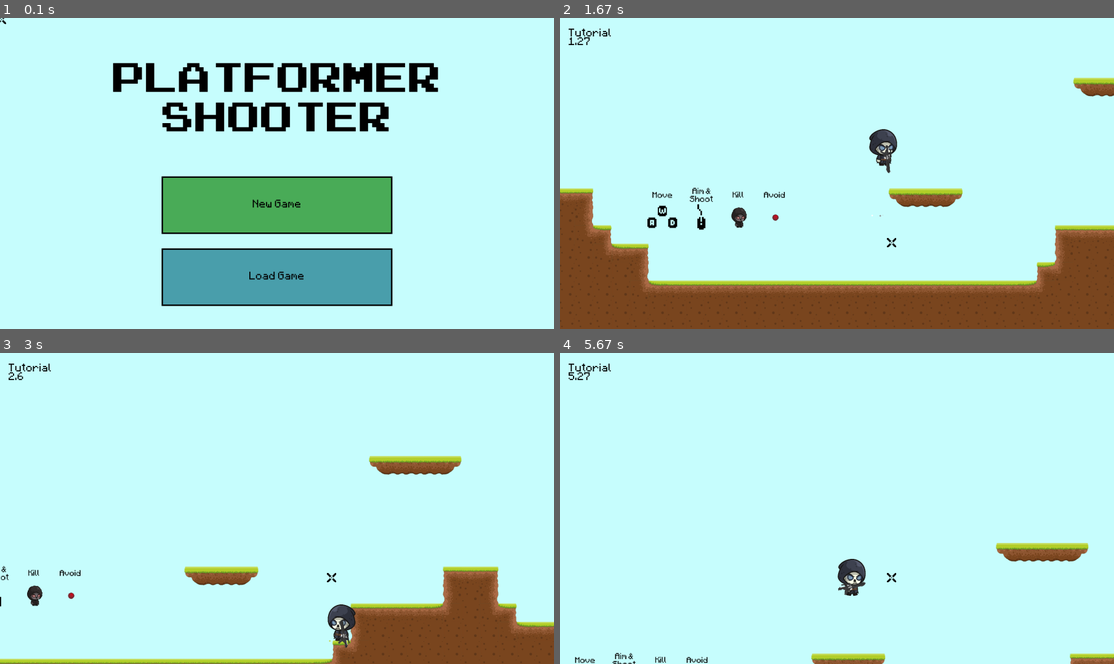
Above: before the commit, frames 1-4 (two rows, left to right).
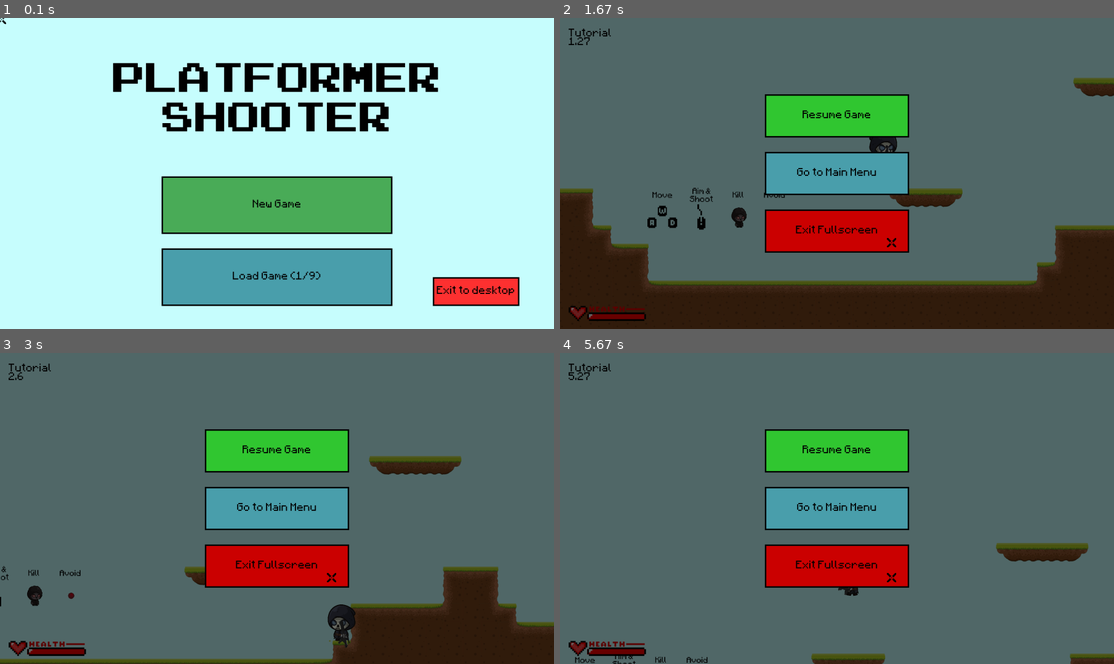
Above: after the commit, the same moments.

Repository: 000Nobody/Pygame-Platformer-Shooter
Game: pygame game, started from main.py
Two runs of this game, one before a commit and one after it. Both use one fixed random seed, a clock stepped at 60 frames per second and the inputs below.
Inputs (mouse positions are in pixels of both pictures, inside the frame that each line leads up to):
- Up to frame 1 (0.1 s): no input
- Up to frame 2 (1.67 s): click (837, 204) at 0.38 s; hold Shift 0.67-1.13 s; hold D 0.67-1.13 s; move the mouse to (842, 195) at 0.7 s; hold Esc 1.17-1.63 s; hold D 1.17-1.63 s; move the mouse to (892, 241) at 1.2 s; tap Space at 1.23, 1.53 s
- Up to frame 3 (3 s): hold D 1.67-2.13 s; tap Space at 1.73, 2.03, 2.23, 2.57, 2.87 s; hold W 2.17-2.47 s; hold D 2.5-2.97 s
- Up to frame 4 (5.67 s): hold A 3-3.53 s; tap Space at 3.07, 3.37, 3.63, 3.93, 4.07, 4.47, 4.77, 5.13, 5.43, 5.63 s; hold A 3.57-3.97 s; hold W 4-4.37 s; hold D 4.4-5.03 s; hold A 5.07-5.53 s; hold D from 5.57 s (still down)

The runs differ from the first frame. In frame 1, 1.7% of the frame differs, in the area x 42-94%, y 81-93%; in frame 2, 100%; in frame 3, 100%; in frame 4, 100%, in the area x 0-100%, y 0-100%.

Commit message:
Added more menus and a healthbar
Added escape menu, the ability to delete saves, a healthbar and changed some damage values to make the game slightly easier.

Diff:
--- a/data/maps/map1.txt
+++ b/data/maps/map1.txt
@@ -1,19 +1,19 @@
-0000000000000000000000000788900000000000000000000000000000000000000000000000000000
-0000000000000000000000000000000000000000000000000000000000000000000000000000000000
-0000000000000000000000000000000000000000000000000000000007888888890000000000000056
-0000000000000000000000000000000000000000005111160000000000000000000000000000000ea4
-00000000000000000000000000000000000511111ca2222bd11116000000000000000511111111ca24
-0000000000000000000000000000000000032222222222222222240000000000000003222222222224
-0000000000000000000000000000000000032222222222222222240000000000000003222222222224
-0000000000000000000005111111111111ca22222222222222222bf0000000000000ea222222222224
-000000000000000000000322222222222222222222222222222222bd11111111111ca2222222222224
-0078889000000000000003222222222222222222222222222222222222222222222222222222222224
-0000000000000000000003222222222222222222222222222222222222222222222222222222222224
-00000000000000000000ea222222222222222222222222222222222222222222222222222222222224
-0000000000000000005ca2222222222222222222222222222222222222222222222222222222222224
-0000000000000000003222222222222222222222222222222222222222222222222222222222222224
-00000000000000000ea222222222222222222222222222222222222222222222222222222222222224
-0000511111111111ca2222222222222222222222222222222222222222222222222222222222222224
-0000322222222222222222222222222222222222222222222222222222222222222222222222222224
-0000322222222222222222222222222222222222222222222222222222222222222222222222222224
-0000giiiiiiiiiiiiiiiiiiiiiiiiiiiiiiiiiiiiiiiiiiiiiiiiiiiiiiiiiiiiiiiiiiiiiiiiiiiih
+000000000000000000000000078890000000000000000000000000000000000000000000000000
+000000000000000000000000000000000000000000000000000000000000000000000000000000
+000000000000000000000000000000000000000000000000000000078888889000000000000056
+000000000000000000000000000000000000000005111600000000000000000000000000000ea4
+0000000000000000000000000000000000511111ca222bd111160000000000000051111111ca24
+000000000000000000000000000000000032222222222222222400000000000000322222222224
+000000000000000000000000000000000032222222222222222400000000000000322222222224
+000000000000000000000511111111111ca2222222222222222bf000000000000ea22222222224
+0000000000000000000003222222222222222222222222222222bd1111111111ca222222222224
+007888900000000000000322222222222222222222222222222222222222222222222222222224
+000000000000000000000322222222222222222222222222222222222222222222222222222224
+00000000000000000000ea22222222222222222222222222222222222222222222222222222224
+0000000000000000005ca222222222222222222222222222222222222222222222222222222224
+000000000000000000322222222222222222222222222222222222222222222222222222222224
+00000000000000000ea22222222222222222222222222222222222222222222222222222222224
+0000511111111111ca222222222222222222222222222222222222222222222222222222222224
+000032222222222222222222222222222222222222222222222222222222222222222222222224
+000032222222222222222222222222222222222222222222222222222222222222222222222224
+0000giiiiiiiiiiiiiiiiiiiiiiiiiiiiiiiiiiiiiiiiiiiiiiiiiiiiiiiiiiiiiiiiiiiiiiiih
--- a/main.py
+++ b/main.py
@@ -1,4 +1,5 @@
-import pygame, math, os, random, numpy, sys
+import pygame, math, os, random, sys
+from operator import sub
 from pygame.locals import *
 
 pygame.mixer.pre_init(44100, -16, 2, 2048)
@@ -7,10 +8,10 @@
 
 pygame.display.set_caption('Shooter Platformer')
 
-infoObject = pygame.display.Info()
-WINDOW_SIZE = (infoObject.current_w, infoObject.current_h)
-
-screen = pygame.display.set_mode(WINDOW_SIZE, FULLSCREEN | DOUBLEBUF)
+info_object = pygame.display.Info()
+WINDOW_SIZE = (info_object.current_w, info_object.current_h)
+
+screen = pygame.display.set_mode(WINDOW_SIZE, FULLSCREEN)
 
 display = pygame.Surface((1920, 1080))
 
@@ -18,9 +19,10 @@
 
 # Create variables
 save_number = 0
-start_menu = True
+main_menu = True
 load_game_menu = False
 game_running = False
+escape_menu = False
 scroll = [0,0]
 gravity_strength = 1.8
 bullets = []
@@ -35,6 +37,9 @@
 
 instruction_img = pygame.image.load('data/images/instructions.png').convert_alpha()
 title_img = pygame.image.load('data/images/title_image.png').convert_alpha()
+health_bar_img = pygame.image.load('data/images/health_bar.png').convert_alpha()
+overlay_img = pygame.transform.scale(pygame.image.load('data/images/black_overlay.png').convert(), WINDOW_SIZE)
+overlay_img.set_alpha(150)
 
 grass = pygame.image.load('data/images/tiles/grass.png').convert()
 dirt = pygame.image.load('data/images/tiles/dirt.png').convert()
@@ -84,13 +89,12 @@
 enemy_hit_sound = pygame.mixer.Sound('data/sounds/enemy_hit.wav')
 enemy_death_sound = pygame.mixer.Sound('data/sounds/enemy_death.wav')
 player_hit_sound = pygame.mixer.Sound('data/sounds/player_hit.wav')
+select_sound = pygame.mixer.Sound('data/sounds/select.wav')
 jump_sound.set_volume(0.8)
 shoot_sound.set_volume(0.5)
 explosion_sound.set_volume(0.7)
 enemy_hit_sound.set_volume(0.7)
-
-pygame.mixer.music.load('data/sounds/bgmusic.wav')
-pygame.mixer.music.set_volume(0.6)
+select_sound.set_volume(0.6)
 
 # Load Fonts
 pixel_font = pygame.font.Font("data/fonts/pixel_font.ttf", 30)
@@ -282,12 +286,10 @@
 
         save_data = save_data.split(',')
         save_data = save_data[:-1]
-        for i, n in enumerate(save_data):
-            if n == player.level:
-               save_data[i] = new_level
-            save_data_string = ''
-            for i in save_data:
-                save_data_string += i + ','
+        save_data[save_number] = new_level
+        save_data_string = ''
+        for i in save_data:
+            save_data_string += i + ','
 
         with open('saves.txt', 'w') as f:
             f.write(save_data_string)
@@ -403,10 +405,10 @@
             if self.shoot_timer >= 60:
                 self.slopex = (player.rect.centerx - scroll[0]) - (self.rect.centerx - scroll[0] + 5)
                 self.slopey = (player.rect.centery - scroll[1]) - (self.rect.centery - scroll[1] + 35)
-                enemy_bullets.append(Projectile(self.rect.centerx + 5, self.rect.centery + 35, 15, 17, 50, math.atan2(self.slopey, self.slopex), enemy_projectile_img))
+                enemy_bullets.append(Projectile(self.rect.centerx + 5, self.rect.centery + 35, 15, 17, 35, math.atan2(self.slopey, self.slopex), enemy_projectile_img))
                 self.shoot_timer = 0
         if self.rect.colliderect(player.rect):
-            player.die()
+            player.health -= 2
 
     def pathfind(self):
         if math.sqrt(abs((self.rect.centerx - player.rect.centerx)**2 + (self.rect.centery - player.rect.centery)**2)) <= self.pathfind_range:
@@ -533,7 +535,7 @@
         self.width = width
         self.height = height
         self.color = color
-        self.pressed_color = numpy.subtract(self.color, (50, 50, 50))
+        self.pressed_color = tuple(map(sub, self.color, (50, 50, 50)))
         self.text = text
         self.text_color = text_color
         self.font = font
@@ -573,22 +575,6 @@
     enemy_id_counter += 1
 
 gun = Gun(gun_img)
-
-new_game_button = Button(560, 550, 800, 200, (75, 173, 89), "New Game", (0, 0, 0), pixel_font_large)
-load_game_button = Button(560, 800, 800, 200, (75, 160, 173), "Load Game", (0, 0, 0), pixel_font_large)
-back_button = Button(1500, 930, 200, 90, (255, 50, 50), "Back", (0, 0, 0), pixel_font_large)
-save_buttons = []
-with open('saves.txt', 'r') as f:
-    save_data = f.read()
-    f.close()
-    save_data = save_data.split(',')
-    save_data = save_data[:-1]
-    game_counter = 1
-    save_button_y = 50
-    for save in save_data:
-        save_buttons.append(Button(760, save_button_y, 400, 90, (255, 255, 255), "Game {}: {}".format(game_counter, save), (0, 0, 0), pixel_font_large))
-        game_counter += 1
-        save_button_y += 110
 
 #Functions
 def collision_check(rect, tiles):
@@ -627,11 +613,22 @@
     cursor_rect.center = mousepos
     display.blit(cursor, cursor_rect)
 
-def draw_start_menu():
+def play_bgmusic():
+    pygame.mixer.music.load('data/sounds/bgmusic.wav')
+    pygame.mixer.music.play(-1)
+    pygame.mixer.music.set_volume(0.6)
+
+def play_menu_music():
+    pygame.mixer.music.load('data/sounds/menu_music.wav')
+    pygame.mixer.music.play(-1)
+    pygame.mixer.music.set_volume(0.2)
+
+def draw_main_menu():
     display.fill((200,255,255))
 
     new_game_button.draw()
     load_game_button.draw()
+    exit_button.draw()
     display.blit(title_img, (250, 0))
 
     update_cursor(pygame.mouse.get_pos())
@@ -646,6 +643,9 @@
     for button in save_buttons:
         button.draw()
 
+    for button in delete_save_buttons:
+        button.draw()
+
     back_button.draw()
 
     update_cursor(pygame.mouse.get_pos())
@@ -653,6 +653,18 @@
     screen.blit(pygame.transform.scale(display, WINDOW_SIZE), (0, 0))
 
     pygame.display.update()
+
+def draw_escape_menu():
+    resume_button = Button(710, 265, 500, 150, (50, 200, 50), "Resume Game", (0, 0, 0), pixel_font_large)
+    main_menu_button = Button(710, 465, 500, 150, (75, 160, 173), "Go to Main Menu", (0, 0, 0), pixel_font_large)
+    exit_fullscreen_button = Button(710, 665, 500, 150, (255, 50, 50), "Exit Fullscreen", (0, 0, 0), pixel_font_large)
+    resume_button.update()
+    main_menu_button.update()
+    exit_fullscreen_button.update()
+    display.blit(overlay_img, (0, 0))
+    resume_button.draw()
+    main_menu_button.draw()
+    exit_fullscreen_button.draw()
 
 def draw():
     display.fill((200,255,255))
@@ -677,12 +689,19 @@
 
     if player.level == 'Tutorial':
         display.blit(instruction_img, (380 - scroll[0], 380 - scroll[1]))
+
+    health_bar_rect = pygame.Rect(94, 1028, player.health*2, 19)
+    pygame.draw.rect(display, (255, 0, 0), health_bar_rect)
+    display.blit(health_bar_img, (30, 1000))
 
     level_text = pixel_font.render(player.level, 1, (0, 0, 0))
     time_text = pixel_font.render(str(round(levels[player.level].timer, 2)), 1, (0, 0, 0))
     display.blit(level_text, (30, 30))
     display.blit(time_text, (30, 60))
 
+    if escape_menu:
+        draw_escape_menu()
+
     update_cursor(pygame.mouse.get_pos())
 
     screen.blit(pygame.transform.scale(display, WINDOW_SIZE), (0, 0))
@@ -690,8 +709,20 @@
     pygame.display.update()
 
 # Main Loop
+play_menu_music()
 while True:
-    if start_menu:
+    if main_menu:
+        new_game_button = Button(560, 550, 800, 200, (75, 173, 89), "New Game", (0, 0, 0), pixel_font_large)
+        exit_button = Button(1500, 900, 300, 100, (255, 50, 50), "Exit to desktop", (0, 0, 0), pixel_font_large)
+
+        with open('saves.txt', 'r') as f:
+            save_data = f.read()
+            f.close()
+
+        save_data = save_data.split(',')
+        save_data = save_data[:-1]
+        load_game_button = Button(560, 800, 800, 200, (75, 160, 173), "Load Game ({}/9)".format(len(save_data)), (0, 0, 0), pixel_font_large)
+
         for event in pygame.event.get():
             if event.type == QUIT:
                 pygame.quit()
@@ -705,6 +736,10 @@
 
             if event.type == MOUSEBUTTONDOWN:
                 if event.button == 1:
+                    if exit_button.is_over():
+                        select_sound.play()
+                        sys.exit()
+                        pygame.quit()
                     if new_game_button.is_over():
                         with open('saves.txt', 'r+') as f:
                             save_data = f.read()
@@ -712,21 +747,40 @@
                             if len(save_data) < 9:
                                 f.write('Tutorial,')
                                 f.close()
-                                save_number = len(save_data)
+                                save_number = len(save_data) - 1
                                 game_running = True
-                                start_menu = False
-                                pygame.mixer.music.play(-1)
-
+                                main_menu = False
+                                select_sound.play()
+                                play_bgmusic()
                     if load_game_button.is_over():
                         load_game_menu = True
-                        start_menu = False
-
+                        main_menu = False
+                        select_sound.play()
 
         new_game_button.update()
         load_game_button.update()
-        draw_start_menu()
+        exit_button.update()
+        draw_main_menu()
 
     if load_game_menu:
+        save_buttons = []
+        delete_save_buttons = []
+        with open('saves.txt', 'r') as f:
+            save_data = f.read()
+            f.close()
+
+        save_data = save_data.split(',')
+        save_data = save_data[:-1]
+        game_counter = 1
+        save_button_y = 50
+        for save in save_data:
+            save_buttons.append(Button(612, save_button_y, 400, 90, (255, 255, 255), "Game {}: {}".format(game_counter, save), (0, 0, 0), pixel_font_large))
+            delete_save_buttons.append(Button(1032, save_button_y, 275, 90, (255, 50, 50), "Delete Game {}".format(game_counter), (0, 0, 0), pixel_font_large))
+            game_counter += 1
+            save_button_y += 110
+
+        back_button = Button(1500, 930, 200, 90, (255, 50, 50), "Back", (0, 0, 0), pixel_font_large)
+
         for event in pygame.event.get():
             if event.type == QUIT:
                 pygame.quit()
@@ -742,7 +796,8 @@
                 if event.button == 1:
                     if back_button.is_over():
                         load_game_menu = False
-                        start_menu = True
+                        main_menu = True
+                        select_sound.play()
                     for i, button in enumerate(save_buttons):
                         if button.is_over():
                             save_number = i
@@ -754,12 +809,63 @@
                                 f.close()
                                 load_game_menu = False
                                 game_running = True
-                                pygame.mixer.music.play(-1)
+                                select_sound.play()
+                                play_bgmusic()
+                    for i, button in enumerate(delete_save_buttons):
+                        if button.is_over():
+                            select_sound.play()
+                            with open('saves.txt', 'r') as f:
+                                save_data = f.read()
+                                f.close()
+
+                            save_data = save_data.split(',')
+                            save_data = save_data[:-1]
+                            save_data.pop(i)
+                            save_data_string = ''
+                            for save in save_data:
+                                save_data_string += save + ','
+
+                            with open('saves.txt', 'w') as f:
+                                f.write(save_data_string)
+                                f.close()
 
         for button in save_buttons:
+            button.update()
+        for button in delete_save_buttons:
             button.update()
         back_button.update()
         draw_load_game_menu()
+
+    if escape_menu:
+        resume_button = Button(710, 265, 500, 150, (50, 200, 50), "Resume Game", (0, 0, 0), pixel_font_large)
+        main_menu_button = Button(710, 465, 500, 150, (75, 160, 173), "Go to Main Menu", (0, 0, 0), pixel_font_large)
+        exit_fullscreen_button = Button(710, 665, 500, 150, (255, 50, 50), "Exit Fullscreen", (0, 0, 0), pixel_font_large)
+
+        for event in pygame.event.get():
+            if event.type == QUIT:
+                pygame.quit()
+                sys.exit()
+
+            if event.type == KEYDOWN:
+                if event.key == pygame.K_ESCAPE:
+                    escape_menu = False
+                if event.key == pygame.K_f:
+                    screen = pygame.display.set_mode(WINDOW_SIZE, FULLSCREEN)
+
+            if event.type == MOUSEBUTTONDOWN:
+                if event.button == 1:
+                    if resume_button.is_over():
+                        escape_menu = False
+                        select_sound.play()
+                    if main_menu_button.is_over():
+                        escape_menu = False
+                        game_running = False
+                        main_menu = True
+                        select_sound.play()
+                        play_menu_music()
+                    if exit_fullscreen_button.is_over():
+                        screen = pygame.display.set_mode(WINDOW_SIZE)
+                        select_sound.play()
 
     levels[player.level].create_map_hitbox()
     if game_running:
@@ -794,10 +900,8 @@
                 if event.key == pygame.K_SPACE or event.key == pygame.K_w:
                     if player.times_jumped < 2:
                         player.jumping = True
-                if event.key == pygame.K_f:
-                    screen = pygame.display.set_mode(WINDOW_SIZE, pygame.FULLSCREEN)
                 if event.key == pygame.K_ESCAPE:
-                    screen = pygame.display.set_mode(WINDOW_SIZE)
+                    escape_menu = True
 
             if event.type == KEYUP:
                 if event.key == pygame.K_d:
--- /dev/null
+++ b/saves.txt
@@ -0,0 +1 @@
+Level 1,
Binary file added: data/images/black_overlay.png
Binary file added: data/images/health_bar.png
Not shown, added: data/sounds/menu_music.wav
Not shown, added: data/sounds/select.wav
